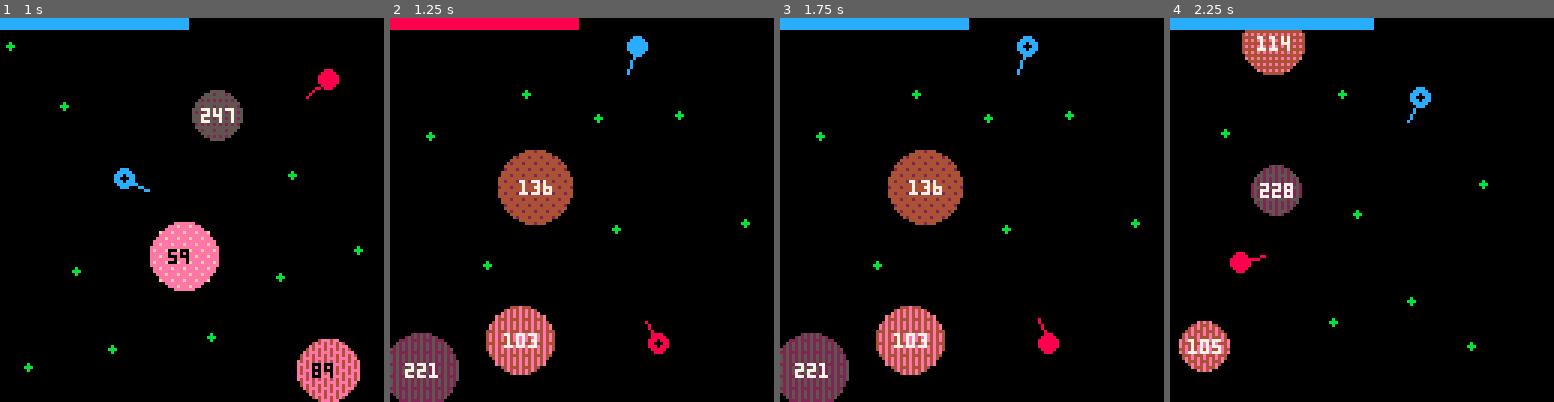
Above: before the commit, frames 1-4 (left to right).
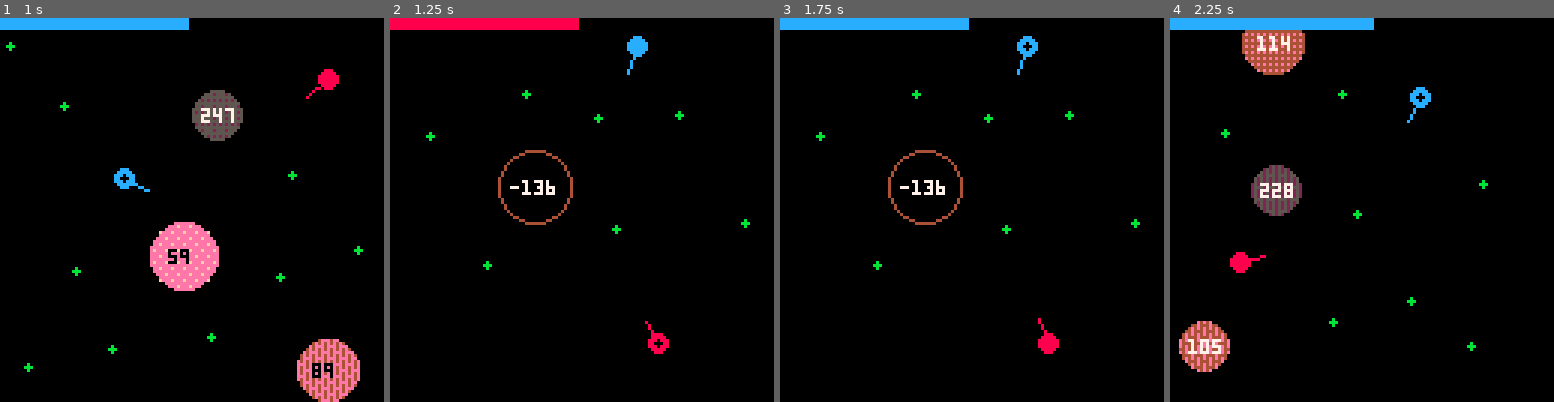
Above: after the commit, the same moments.

Repository: alxgnon/pico-8
Game: PICO-8 cartridge gravitywar.p8
The game is run twice, just before and just after one commit, with the same random seed, the same clock (stepped at 60 frames per second) and the same inputs.
Inputs:
- Up to frame 1 (1 s): tap X (X key) at 0.33 s; tap O (Z key) at 0.7 s
- Up to frame 2 (1.25 s): tap X (X key) at 1.07 s
- Up to frame 3 (1.75 s): hold Right from 1.6 s (still down); tap O (Z key) at 1.7 s
- Up to frame 4 (2.25 s): tap X (X key) at 1.85 s; release Right at 2.1 s; tap O (Z key) at 2.1 s; hold Up from 2.15 s (still down)

Frame 1 is identical in both runs. In frame 2, 7.9% of the frame differs, in the area x 0-48%, y 34-100%; in frame 3, 7.9%; in frame 4, nothing differs.

Commit message:
gravity: inverted planets

Diff:
--- a/gravitywar.p8
+++ b/gravitywar.p8
@@ -94,6 +94,7 @@
 		local p = points[flr(rnd(#points)) + 1]
 		local size = flr(p_min_size + rnd(r/2-p_min_size))
 		local mass = flr(p_min_mass + rnd(p_max_mass - p_min_mass))
+		if (rnd(15) < 1) mass = -mass
 		add(planets, planet(p.x, p.y, size, mass))
 		del(points, p)
 	end
@@ -245,6 +246,14 @@
 
 function draw_planets()
 	for a in all(planets) do
+		if a.mass < 1 then
+			local col = dither(-a.mass)
+			fillp(0)
+			circ(a.x, a.y, a.r, col)
+			print(a.mass,a.x-8,a.y-2,7)
+			return
+		end
+
 		local col = dither(a.mass)
 		circfill(a.x, a.y, a.r, col)
 		draw_label(a)
@@ -325,6 +334,7 @@
 function collides(a, b)
 	local ax, ay = a.x, a.y
 	local bx, by, r = b.x, b.y, b.r
+	if (r < 1) r = -r
 	return r > sqrt(
 		sqr(ax - bx) + sqr(ay - by))
 end
